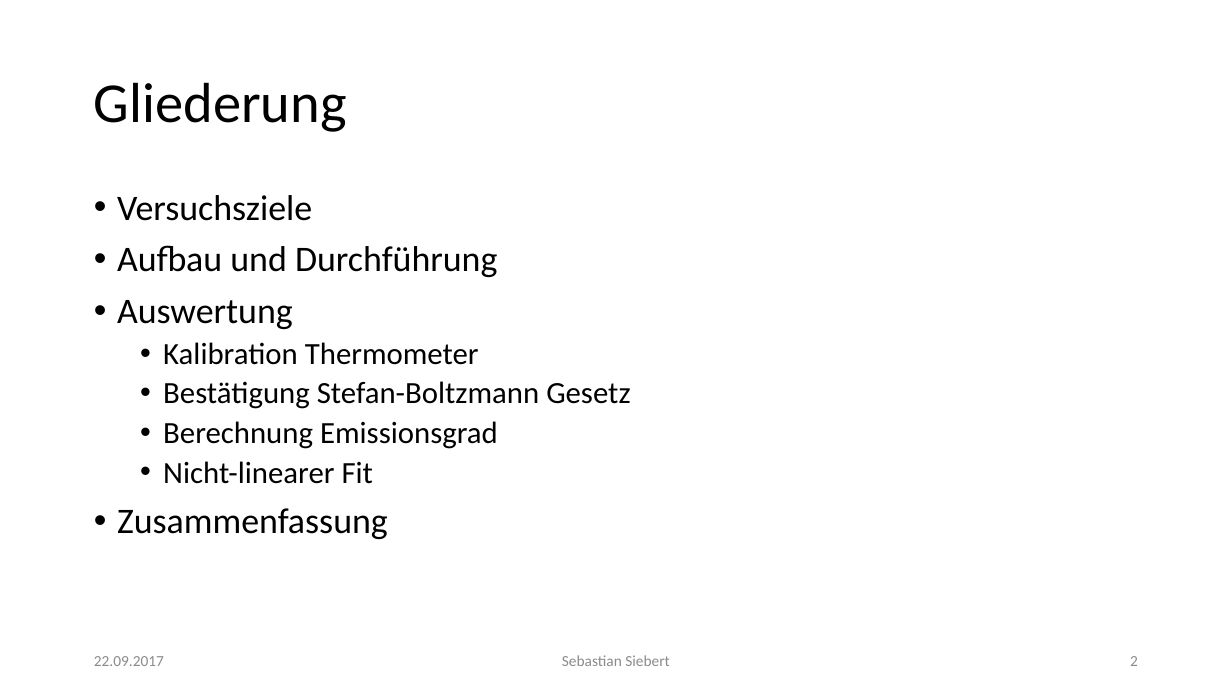
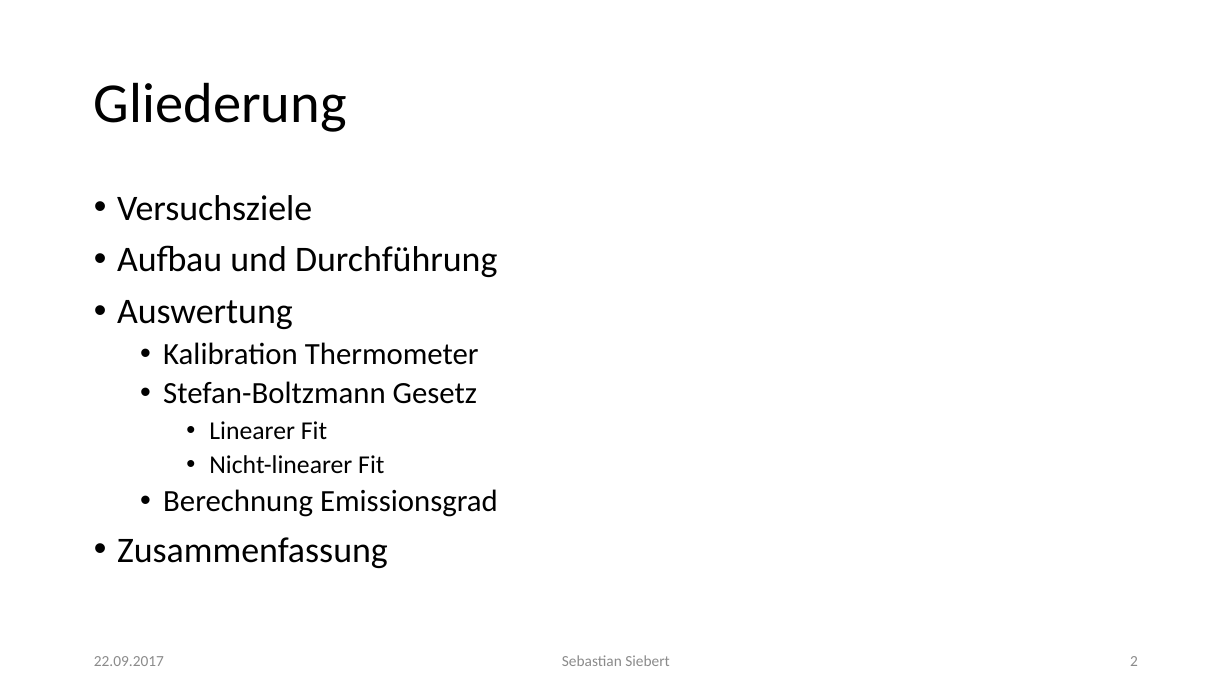
Before and after one commit to thewhitecat/grundpraktikum1, a slide deck: slide 2 of grundpraktikum2/Atomphysik/Atomphysik.pptx. Drawn at 1232x693 pixels with LibreOffice and Linux fonts; fonts in the diff are those of the drawing. Boxes give left, top, right and bottom in pixels: in the first picture for what was removed or moved away, otherwise in the second. Text is boxed around its words. In the diff, an @@ line names an element or a change of style, - is before the commit and + after.

```diff
--- a/grundpraktikum2/Atomphysik/Atomphysik.pptx
+++ b/grundpraktikum2/Atomphysik/Atomphysik.pptx
@@ text at box(163, 381, 477, 473): text changed; size 24 to 20 pt @@
-  • Bestätigung Stefan-Boltzmann Gesetz
+  • Stefan-Boltzmann Gesetz
+    • Linearer Fit
+    • Nicht-linearer Fit
@@ text at box(163, 461, 373, 484): paragraph removed @@
-  • Nicht-linearer Fit
```
Also in this commit, not shown: 8 other slides changed, 2 other files.
